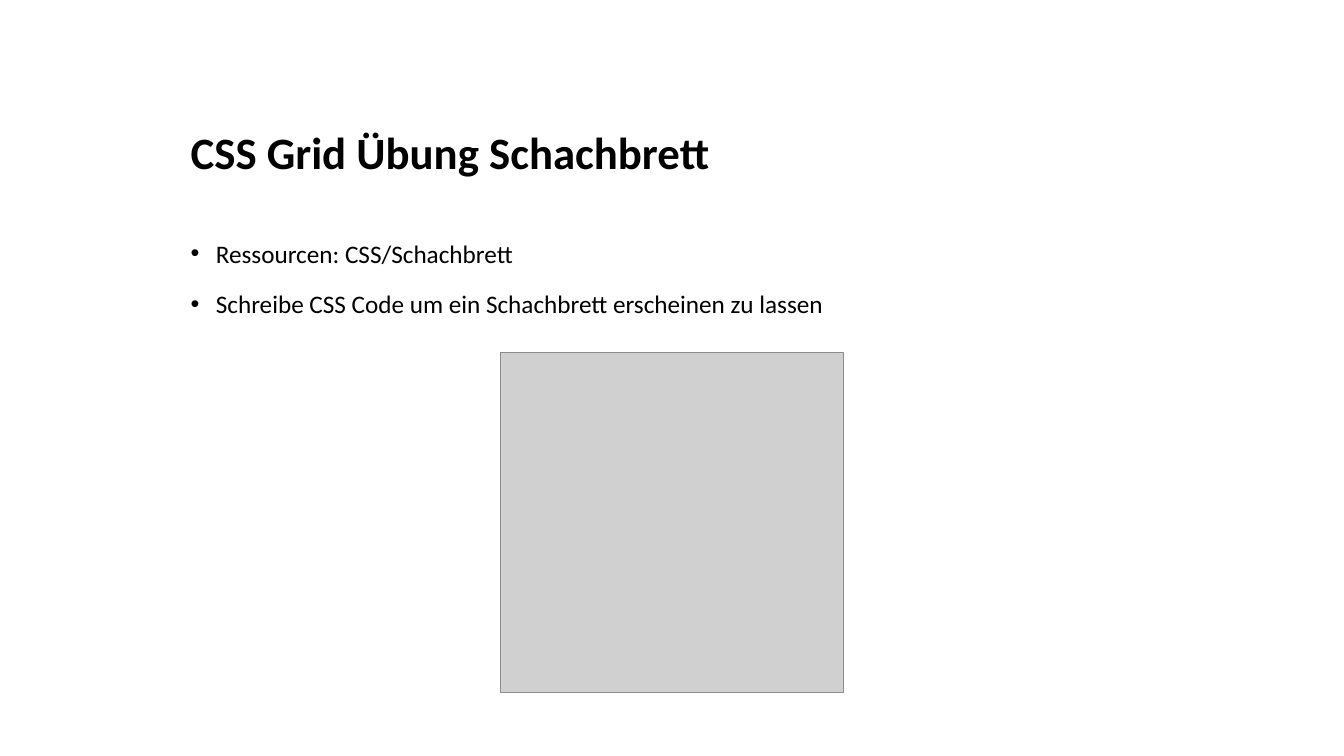
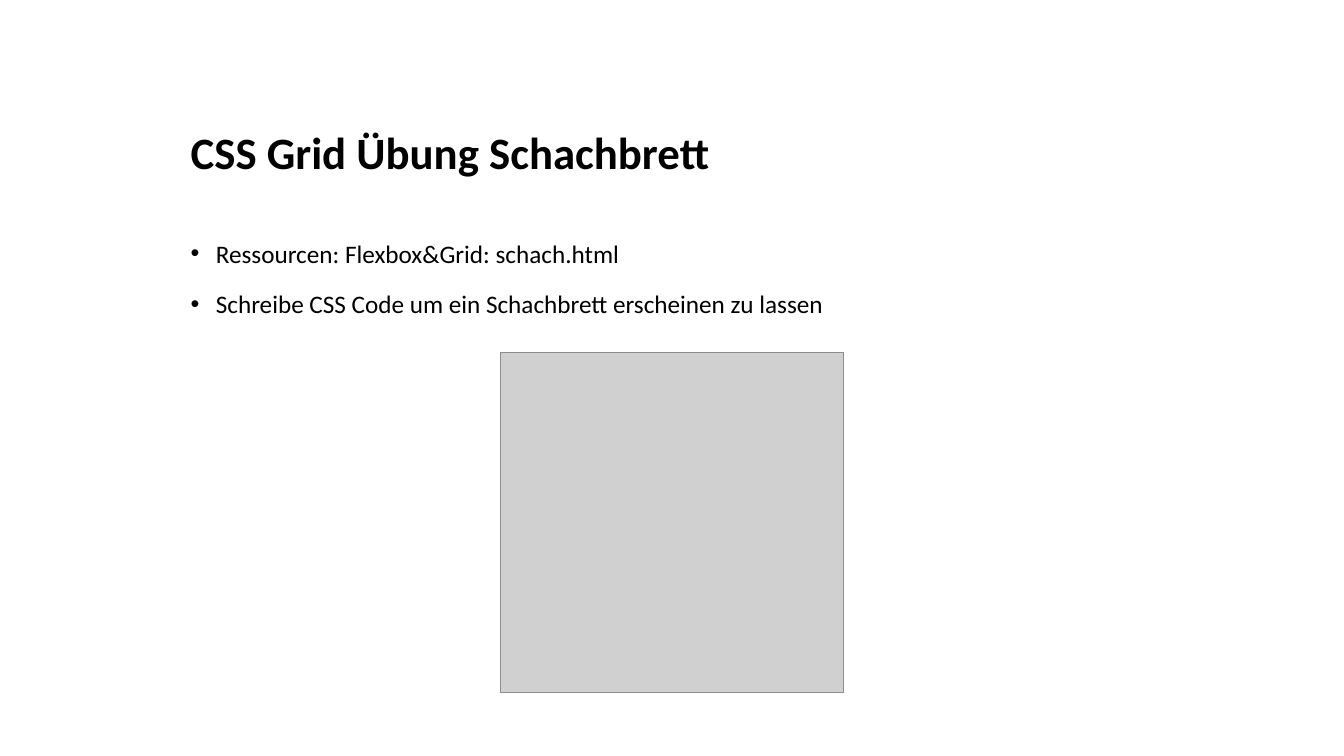
Before and after one commit to Holdo89/Webentwicklung_24_25, a slide deck: slide 31 of 4. Flexbox&Grid/Flexbox&Grid.pptx (slide 29 before the commit). Drawn at 1344x756 pixels with LibreOffice and Linux fonts; fonts in the diff are those of the drawing; grey boxes stand for pictures; background and template pictures are left out. Boxes give left, top, right and bottom in pixels: in the first picture for what was removed or moved away, otherwise in the second. Text is boxed around its words. In the diff, an @@ line names an element or a change of style, - is before the commit and + after.

```diff
--- a/4. Flexbox&Grid/Flexbox&Grid.pptx
+++ b/4. Flexbox&Grid/Flexbox&Grid.pptx
@@ text at box(216, 245, 619, 264): text changed @@
-• Ressourcen: CSS/Schachbrett
+• Ressourcen: Flexbox&Grid: schach.html
```
Also in this commit, not shown: 2 slides added, 32 other files.
